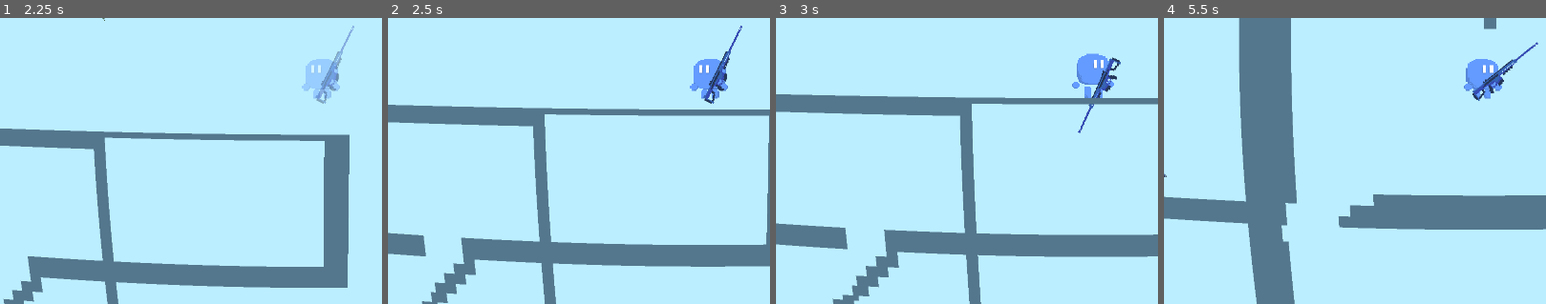
Above: before the commit, frames 1-4 (left to right).
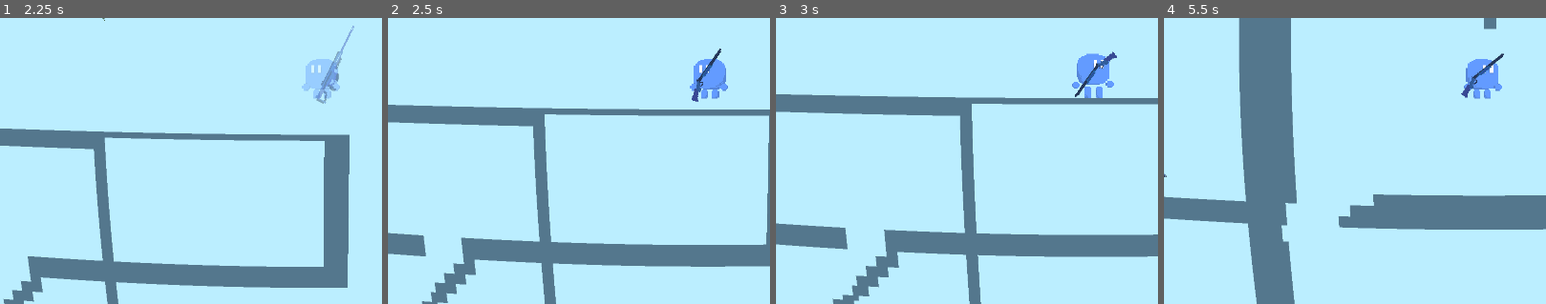
Above: after the commit, the same moments.

Repository: aleksey-45/the-cyancular-ruins
Game: Godot game, scene res://Scenes/Level0.tscn
Two runs of this game, one before a commit and one after it. Both use one fixed random seed, a clock stepped at 60 frames per second and the inputs below.
Inputs (mouse positions are % of the whole screen's width and height, from its top left):
- Up to frame 1 (2.25 s): move the mouse to (72, 45) at 0.52 s; hold D (right) 0.53-2.03 s; tap 1 (1) at 0.6 s; tap W (up) at 0.77, 1.52 s; tap 2 (2) at 0.8, 1.35 s; move the mouse to (30, 55) at 1.27 s; tap 3 (3) at 1.55, 2.1 s; move the mouse to (60, 28) at 2.02 s; hold A (left) from 2.03 s (still down)
- Up to frame 2 (2.5 s): keep holding A (left); tap 4 (4, bound only after the commit) at 2.3 s
- Up to frame 3 (3 s): move the mouse to (45, 70) at 2.77 s; release A (left) at 2.78 s; hold D (right) from 2.78 s (still down); tap 4 (4, bound only after the commit) at 2.85 s
- Up to frame 4 (5.5 s): tap W (up) at 3.02, 3.77, 4.52 s; tap 1 (1) at 3.05, 3.6 s; move the mouse to (80, 65) at 3.52 s; tap 2 (2) at 3.8, 4.35 s; move the mouse to (20, 35) at 4.27 s; release D (right) at 4.28 s; hold A (left) 4.28-5.03 s; tap 3 (3) at 4.55, 5.1 s; move the mouse to (55, 50) at 5.02 s; hold D (right) from 5.03 s (still down); tap 4 (4, bound only after the commit) at 5.3 s
The pictures show only the part of the screen within x 8-58%, y 47-97%; the shares and areas given below are measured in that part.

Frame 1 is identical in both runs. In frame 2, 0.7% of the frame differs, in the area x 79-93%, y 2-30%; in frame 3, 0.7%; in frame 4, 0.7%, in the area x 77-98%, y 8-29%.

Commit message:
feat: 第4武器槽接入 S686(键盘4)

Diff:
--- a/Scenes/Player/player.gd
+++ b/Scenes/Player/player.gd
@@ -47,6 +47,7 @@
 	"1": "res://Scenes/Weapons/pistol_test.tscn",
 	"2": "res://Scenes/Weapons/rifle_test.tscn",
 	"3": "res://Scenes/Weapons/m82a1.tscn",
+	"4": "res://Scenes/Weapons/s686.tscn",
 }
 
 var _weapon: WeaponBase = null
@@ -305,7 +306,7 @@
 		if event.is_action_pressed("R"):
 			get_tree().reload_current_scene()
 		return
-	for slot in ["1", "2", "3"]:
+	for slot in ["1", "2", "3", "4"]:
 		if event.is_action_pressed(slot):
 			_equip_weapon(WEAPONS[slot])
 			return
--- a/project.godot
+++ b/project.godot
@@ -92,6 +92,11 @@
 "events": [Object(InputEventKey,"resource_local_to_scene":false,"resource_name":"","device":-1,"window_id":0,"alt_press …(191 unchanged characters)…
 ]
 }
+4={
+"deadzone": 0.2,
+"events": [Object(InputEventKey,"resource_local_to_scene":false,"resource_name":"","device":-1,"window_id":0,"alt_pressed":false,"shift_pressed":false,"ctrl_pressed":false,"meta_pressed":false,"pressed":false,"keycode":0,"physical_keycode":52,"key_label":0,"unicode":52,"location":0,"echo":false,"script":null)
+]
+}
 
 [rendering]
 
